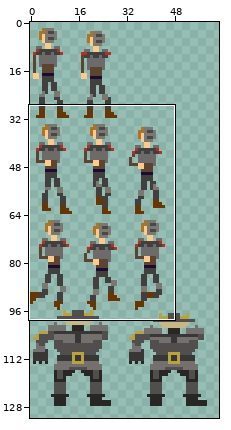
Two states of a sprite sheet, bin/release/data/images/charsheet.png. Above, an overview of the earlier version with the close-up marked.
Close-up. The starting point:
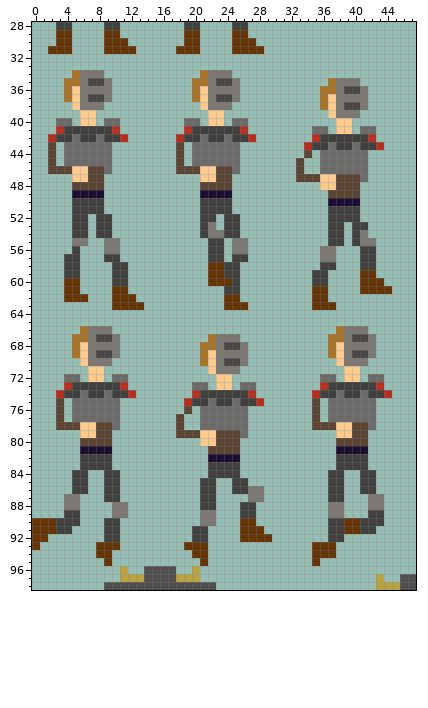
The file is 512x512 pixels. Pixels under 10% opacity are left out. Colours within 5 levels of each other are drawn and written as one. Shown: x 0..47, y 28..98. The wide view leaves out empty margins.
New version:
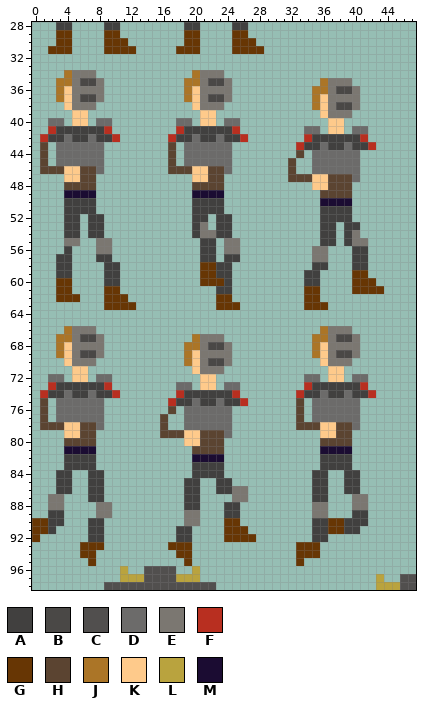
Palette (. is transparent): A #41403f  B #4a4846  C #514f4e  D #6c6b6a  E #7b7771  F #b82f20  G #673604  H #5b4431  J #ab7527  K #feca8b  L #b9a33e  M #1b0c32
Commit message: Moved walking animation 2 pix to left
The exact change:
y 34: x 4..5 .J -> JE; x 8 E -> .; x 20..21 .J -> JE; x 24 E -> .
y 35: x 3 . -> J; x 5..6 JE -> EB; x 8..9 BE -> E.; x 19 . -> J; x 21..22 JE -> EB; x 24..25 BE -> E.; x 36..37 .J -> JE; x 40 E -> .
y 36: x 3..5 .JK -> JKE; x 9 E -> .; x 19..21 .JK -> JKE; x 25 E -> .; x 35 . -> J; x 37..38 JE -> EB; x 40..41 BE -> E.
y 37: x 3..6 .JKE -> JKEB; x 8..9 BE -> E.; x 19..22 .JKE -> JKEB; x 24..25 BE -> E.; x 35..37 .JK -> JKE; x 41 E -> .
y 38: x 4..5 .K -> KE; x 8 E -> .; x 20..21 .K -> KE; x 24 E -> .; x 35..38 .JKE -> JKEB; x 40..41 BE -> E.
y 39: x 5 . -> K; x 7 K -> .; x 21 . -> K; x 23 K -> .; x 36..37 .K -> KE; x 40 E -> .
y 40: x 2 . -> D; x 4..5 D. -> .K; x 7..8 K. -> .D; x 10 D -> .; x 18 . -> D; x 20..21 D. -> .K; x 23..24 K. -> .D; x 26 D -> .; x 37 . -> K; x 39 K -> .
y 41: x 2..3 .F -> FA; x 9..10 AF -> F.; x 18..19 .F -> FA; x 25..26 AF -> F.; x 34 . -> D; x 36..37 D. -> .K; x 39..40 K. -> .D; x 42 D -> .
y 42: x 1..2 .F -> FA; x 4..5 AD -> DA; x 7..8 AD -> DA; x 10..11 AF -> F.; x 17..18 .F -> FA; x 20..21 AD -> DA; x 23..24 AD -> DA; x 26..27 AF -> F.; x 34..35 .F -> FA; x 41..42 AF -> F.
y 43: x 1..3 .H. -> H.D; x 9 D -> .; x 17..19 .H. -> H.D; x 25 D -> .; x 33..34 .F -> FA; x 36..37 AD -> DA; x 39..40 AD -> DA; x 42..43 AF -> F.
y 44: x 1..3 .H. -> H.D; x 9 D -> .; x 17..19 .H. -> H.D; x 25 D -> .; x 33..35 .H. -> H.D; x 41 D -> .
y 45: x 1..3 .H. -> H.D; x 9 D -> .; x 17..19 .H. -> H.D; x 25 D -> .; x 32..33 .H -> H.; x 35 . -> D; x 41 D -> .
y 46: x 1 . -> H; x 4 H -> K; x 6 K -> H; x 8..9 HD -> D.; x 17 . -> H; x 20 H -> K; x 22 K -> H; x 24..25 HD -> D.; x 32..33 .H -> H.; x 35 . -> D; x 41 D -> .
y 47: x 4 . -> K; x 6 K -> H; x 8 H -> .; x 20 . -> K; x 22 K -> H; x 24 H -> .; x 32 . -> H; x 35 H -> K; x 37 K -> H; x 40..41 HD -> D.
y 48: x 4 . -> H; x 8 H -> .; x 20 . -> H; x 24 H -> .; x 35 . -> K; x 37 K -> H; x 40 H -> .
y 49: x 4 . -> M; x 8 M -> .; x 20 . -> M; x 24 M -> .; x 36 . -> H; x 40 H -> .
y 50: x 4 . -> A; x 8 A -> .; x 20 . -> A; x 24 A -> .; x 36 . -> M; x 40 M -> .
y 51: x 4 . -> A; x 8 A -> .; x 20 . -> A; x 24 A -> .; x 36 . -> A; x 40 A -> .
y 52: x 4 . -> A; x 6..7 A. -> .A; x 9 A -> .; x 20 . -> A; x 22..23 A. -> .A; x 25 A -> .; x 36 . -> A; x 40 A -> .
y 53: x 4 . -> A; x 6..7 A. -> .A; x 9 A -> .; x 20..23 .AE. -> AE.A; x 25 A -> .; x 36 . -> A; x 38..39 A. -> .A; x 41 A -> .
y 54: x 4 . -> A; x 6..7 A. -> .A; x 9 A -> .; x 20..21 .A -> AE; x 23 E -> A; x 25 A -> .; x 36 . -> A; x 38..41 A.AE -> .AE.
y 55: x 4 . -> E; x 6 E -> .; x 8 . -> E; x 10 E -> .; x 21 . -> A; x 23..24 A. -> .E; x 26 E -> .; x 36 . -> A; x 38..40 A.A -> .AE; x 42 E -> .
y 56: x 4..5 .A -> A.; x 8 . -> E; x 10 E -> .; x 21 . -> A; x 23..24 A. -> .E; x 26 E -> .; x 35 . -> E; x 37 E -> .; x 40 . -> A; x 42 A -> .
y 57: x 3 . -> A; x 5 A -> .; x 8 . -> A; x 10 A -> .; x 21 . -> A; x 23..24 A. -> .A; x 26 A -> .; x 35 . -> E; x 37 E -> .; x 40 . -> A; x 42 A -> .
y 58: x 3 . -> A; x 5 A -> .; x 9 . -> A; x 11 A -> .; x 21 . -> G; x 23 G -> A; x 25 A -> .; x 35 . -> A; x 37 A -> .; x 40 . -> A; x 42 A -> .
y 59: x 3 . -> A; x 5 A -> .; x 9 . -> A; x 11 A -> .; x 21 . -> G; x 23 G -> A; x 25 A -> .; x 34 . -> A; x 36 A -> .; x 40 . -> G; x 42 G -> .
y 60: x 3 . -> G; x 5 G -> .; x 9 . -> A; x 11 A -> .; x 21 . -> G; x 24..25 GA -> A.; x 34 . -> A; x 36 A -> .; x 40 . -> G; x 43 G -> .
y 61: x 3 . -> G; x 5 G -> .; x 9 . -> G; x 11 G -> .; x 23 . -> A; x 25 A -> .; x 34 . -> G; x 36 G -> .; x 40 . -> G; x 44 G -> .
y 62: x 3 . -> G; x 6 G -> .; x 9 . -> G; x 12 G -> .; x 23 . -> G; x 25 G -> .; x 34 . -> G; x 36 G -> .
y 63: x 9 . -> G; x 13 G -> .; x 23 . -> G; x 26 G -> .; x 34 . -> G; x 37 G -> .
y 66: x 4..6 ..J -> JEE; x 8..9 EE -> ..; x 36..38 ..J -> JEE; x 40..41 EE -> ..
y 67: x 3..10 ..JJEBBE -> JJEBBE..; x 20..22 ..J -> JEE; x 24..25 EE -> ..; x 35..42 ..JJEBBE -> JJEBBE..
y 68: x 3..6 ..JK -> JKEE; x 9..10 EE -> ..; x 19..26 ..JJEBBE -> JJEBBE..; x 35..38 ..JK -> JKEE; x 41..42 EE -> ..
y 69: x 3..10 ..JKEBBE -> JKEBBE..; x 19..22 ..JK -> JKEE; x 25..26 EE -> ..; x 35..42 ..JKEBBE -> JKEBBE..
y 70: x 4..6 ..K -> KEE; x 8..9 EE -> ..; x 19..26 ..JKEBBE -> JKEBBE..; x 36..38 ..K -> KEE; x 40..41 EE -> ..
y 71: x 5..8 ..KK -> KK..; x 20..22 ..K -> KEE; x 24..25 EE -> ..; x 37..40 ..KK -> KK..
y 72: x 2..11 ..DD.KK.DD -> DD.KK.DD..; x 21..24 ..KK -> KK..; x 34..43 ..DD.KK.DD -> DD.KK.DD..
y 73: x 2..4 ..F -> FAA; x 9..11 AAF -> F..; x 18..27 ..DD.KK.DD -> DD.KK.DD..; x 34..36 ..F -> FAA; x 41..43 AAF -> F..
y 74: x 1..4 ..FA -> FAAD; x 6..7 DA -> AD; x 9..12 DAAF -> AF..; x 18..20 ..F -> FAA; x 25..27 AAF -> F..; x 33..36 ..FA -> FAAD; x 38..39 DA -> AD; x 41..44 DAAF -> AF..
y 75: x 1 . -> H; x 3..4 H. -> DD; x 9..10 DD -> ..; x 17..20 ..FA -> FAAD; x 22..23 DA -> AD; x 25..28 DAAF -> AF..; x 33 . -> H; x 35..36 H. -> DD; x 41..42 DD -> ..
y 76: x 1 . -> H; x 3..4 H. -> DD; x 9..10 DD -> ..; x 17 . -> H; x 19..20 H. -> DD; x 25..26 DD -> ..; x 33 . -> H; x 35..36 H. -> DD; x 41..42 DD -> ..
y 77: x 1 . -> H; x 3..4 H. -> DD; x 9..10 DD -> ..; x 16 . -> H; x 18..20 H.. -> .DD; x 25..26 DD -> ..; x 33 . -> H; x 35..36 H. -> DD; x 41..42 DD -> ..
y 78: x 1..2 .. -> HH; x 4..10 HHKKHHD -> KKHHD..; x 16 . -> H; x 18..20 H.. -> .DD; x 25..26 DD -> ..; x 33..34 .. -> HH; x 36..42 HHKKHHD -> KKHHD..
y 79: x 4..9 ..KKHH -> KKHH..; x 16..17 .. -> HH; x 19..22 HHKK -> KKHH; x 24..26 HHD -> D..; x 36..41 ..KKHH -> KKHH..
y 80: x 4..5 .. -> HH; x 8..9 HH -> ..; x 19..22 ..KK -> KKHH; x 24..25 HH -> ..; x 36..37 .. -> HH; x 40..41 HH -> ..
y 81: x 4..5 .. -> MM; x 8..9 MM -> ..; x 20..21 .. -> HH; x 24..25 HH -> ..; x 36..37 .. -> MM; x 40..41 MM -> ..
y 82: x 4..5 .. -> AA; x 8..9 AA -> ..; x 20..21 .. -> MM; x 24..25 MM -> ..; x 36..37 .. -> AA; x 40..41 AA -> ..
y 83: x 4..5 .. -> AA; x 8..9 AA -> ..; x 20..21 .. -> AA; x 24..25 AA -> ..; x 36..37 .. -> AA; x 40..41 AA -> ..
y 84: x 3..10 ..AA..AA -> AA..AA..; x 20..21 .. -> AA; x 24..25 AA -> ..; x 35..42 ..AA..AA -> AA..AA..
y 85: x 3..10 ..AA..AA -> AA..AA..; x 19..26 ..AA..AA -> AA..AA..; x 35..42 ..AA..AA -> AA..AA..
y 86: x 3..10 ..AA..AA -> AA..AA..; x 19..28 ..AA..AAEE -> AA..AAEE..; x 35..42 ..AA..AA -> AA..AA..
y 87: x 2..5 ..EE -> EE..; x 7..10 ..AA -> AA..; x 19..22 ..AA -> AA..; x 25..28 ..EE -> EE..; x 35..38 ..AA -> AA..; x 40..43 ..EE -> EE..
y 88: x 2..5 ..EE -> EE..; x 8..11 ..EE -> EE..; x 19..22 ..AA -> AA..; x 24..27 ..AA -> AA..; x 35..38 ..EE -> EE..; x 40..43 ..EE -> EE..
y 89: x 2..5 ..AA -> AA..; x 8..11 ..EE -> EE..; x 19..22 ..EE -> EE..; x 24..27 ..AA -> AA..; x 35..38 ..EE -> EE..; x 40..43 ..AA -> AA..
y 90: x 2 G -> A; x 4..5 AA -> ..; x 7..10 ..AA -> AA..; x 19..22 ..EE -> EE..; x 24..27 ..GG -> GG..; x 35..40 ..AAGG -> AAGGAA; x 42..43 AA -> ..
y 91: x 2..4 GAA -> A..; x 7..10 ..AA -> AA..; x 18..21 ..AA -> AA..; x 24..25 .. -> GG; x 27..28 GG -> ..; x 35..42 ..AAGGAA -> AAGGAA..
y 92: x 1 G -> .; x 7..10 ..AA -> AA..; x 18..21 ..AA -> AA..; x 24..25 .. -> GG; x 28..29 GG -> ..; x 35..38 ..AA -> AA..
y 93: x 0 G -> .; x 6..7 .. -> GG; x 9..10 GG -> ..; x 17..18 .. -> GG; x 20..21 GG -> ..; x 33..34 .. -> GG; x 36..37 GG -> ..
y 94: x 6..9 ..GG -> GG..; x 18..21 ..GG -> GG..; x 33..34 .. -> GG; x 36..37 GG -> ..
y 95: x 7 . -> G; x 9 G -> .; x 19 . -> G; x 21 G -> .; x 33 . -> G; x 35 G -> .
